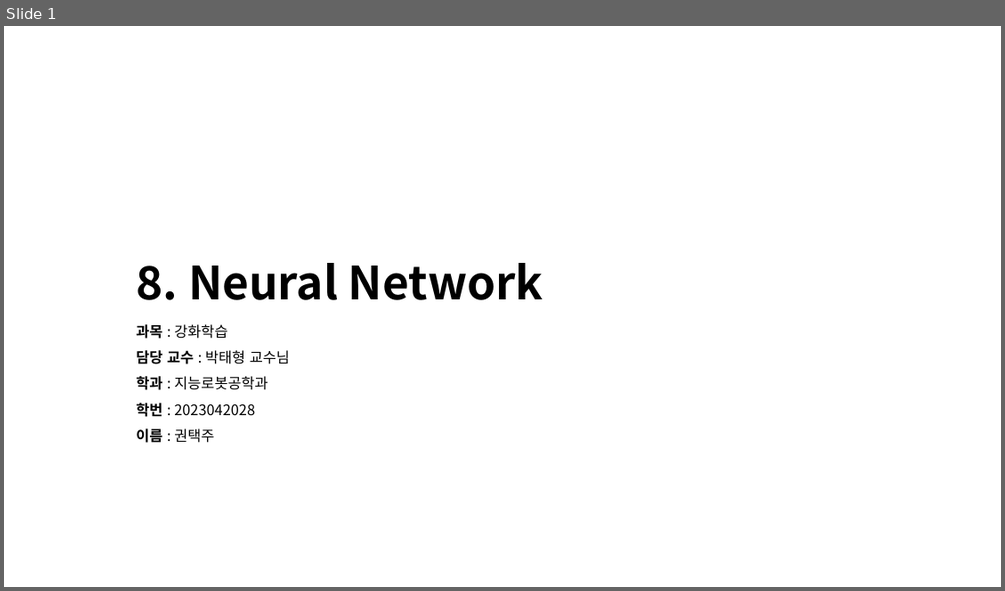
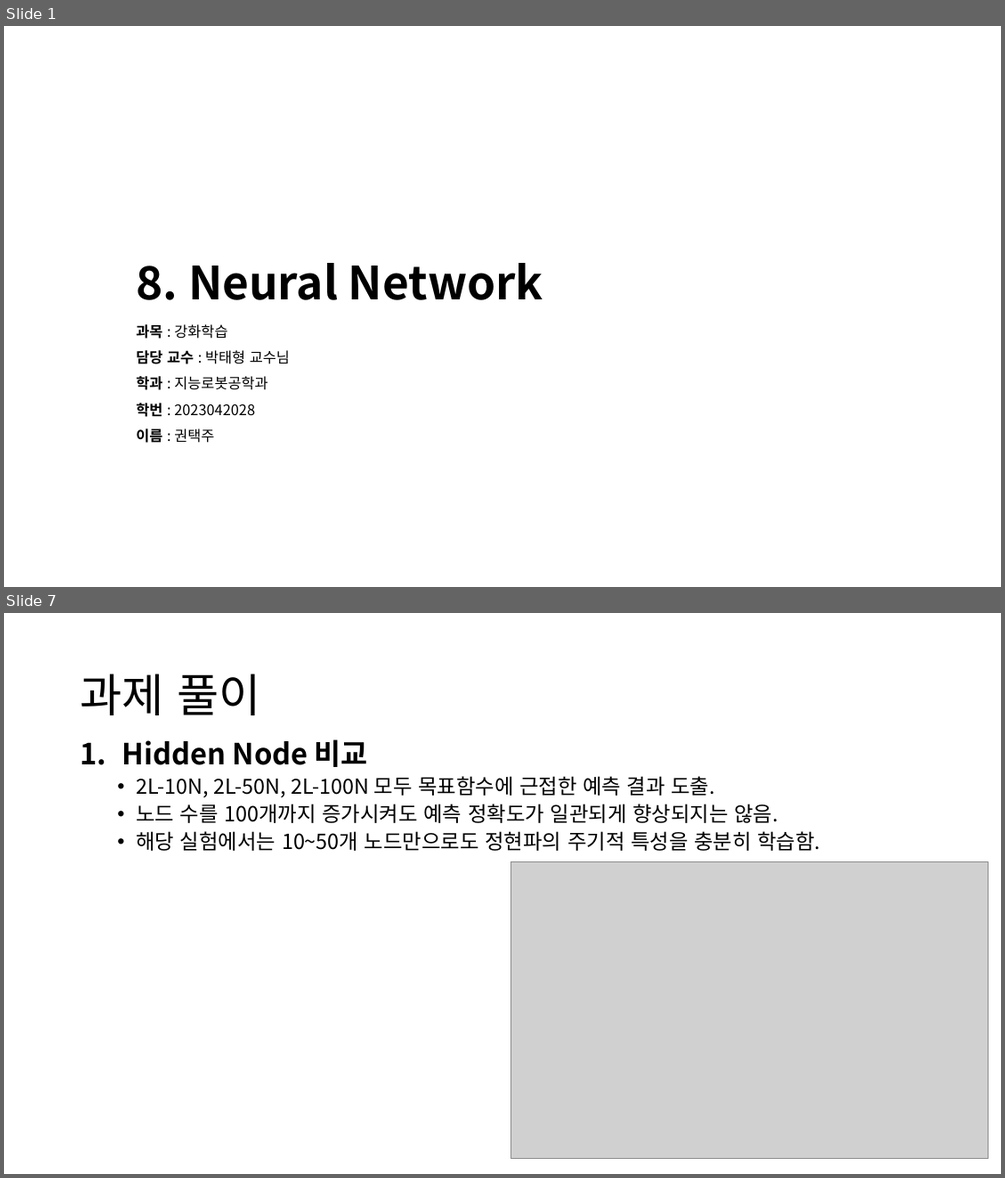
Before and after one commit to KweonTJ/Reinforcement_Learning, a slide deck: 8. Neural Network/8. Neural Network.pptx. Shown one above the other, each under a label of ours: slide 1 before the commit, slides 1 and 7 after it; the slides between them are not shown. The pictures are 1005x591 and 1005x1178 pixels, drawn with LibreOffice and Linux fonts; fonts in the diff are those of the drawing; grey boxes stand for pictures; background and template pictures are left out. Boxes give left, top, right and bottom in pixels: in the first picture for what was removed or moved away, otherwise in the second. Text is boxed around its words. In the diff, an @@ line names an element or a change of style, - is before the commit and + after.

```diff
--- a/8. Neural Network/8. Neural Network.pptx
+++ b/8. Neural Network/8. Neural Network.pptx
@@ slide 7 added at (x1=4, y1=613, x2=1001, y2=1174), background #FFFFFF @@
@@ title added at (x1=80, y1=674, x2=260, y2=715), 44 pt, text #000000 @@
+과제 풀이
@@ text added at (x1=122, y1=739, x2=820, y2=851), 20 pt, text #000000 @@
+1. Hidden Node 비교
+  • 2L-10N, 2L-50N, 2L-100N 모두 목표함수에 근접한 예측 결과 도출.
+  • 노드 수를 100개까지 증가시켜도 예측 정확도가 일관되게 향상되지는 않음.
+  • 해당 실험에서는 10~50개 노드만으로도 정현파의 주기적 특성을 충분히 학습함.
@@ picture added at (x1=510, y1=862, x2=987, y2=1159) @@
```
Also in this commit, not shown: 4 slides changed, 19 other slides added, 7 slides removed, 3 other files.
